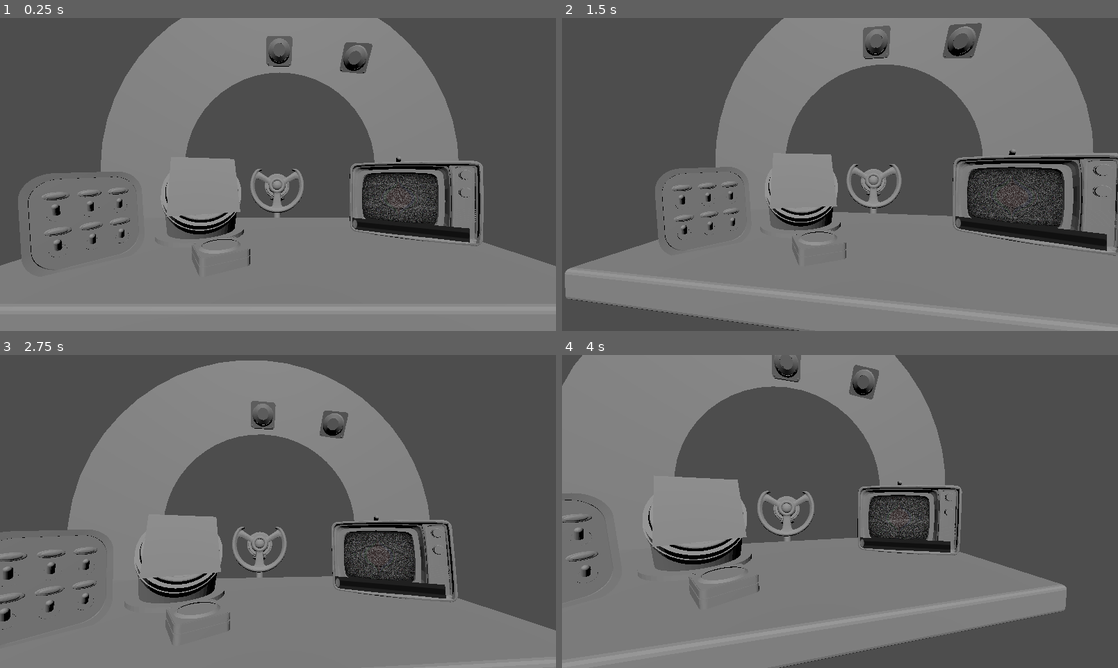
Above: before the commit, frames 1-4 (two rows, left to right).
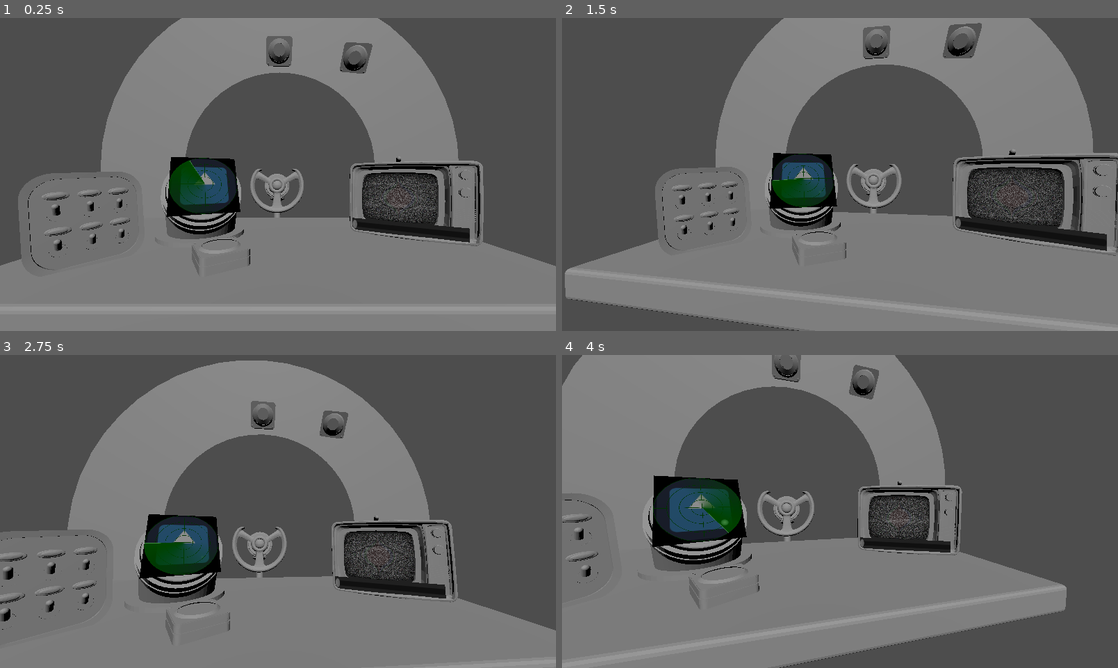
Above: after the commit, the same moments.

Repository: YAGOTAGO/UnderPressure
Game: Godot game, scene res://scenes/main.tscn
Two runs of this game, one before a commit and one after it. Both use one fixed random seed, a clock stepped at 60 frames per second and the inputs below. The engine's default icon, where the game draws it, is replaced by a stand-in: a white triangle on a blue panel in a dark square.
Inputs (mouse positions are in pixels of both pictures, inside the frame that each line leads up to):
- Up to frame 1 (0.25 s): no input
- Up to frame 2 (1.5 s): move the mouse to (962, 158) at 0.52 s; click (962, 158) at 0.6 s; drag from (728, 190) to (812, 237) at 1.27 s
- Up to frame 3 (2.75 s): move the mouse to (333, 442) at 2.02 s; click (333, 442) at 2.1 s
- Up to frame 4 (4 s): drag from (812, 574) to (673, 464) at 2.77 s; move the mouse to (1006, 558) at 3.52 s; click (1006, 558) at 3.6 s

The runs differ from the first frame. In frame 1, 2.2% of the frame differs, in the area x 29-44%, y 44-64%; in frame 2, 1.9%; in frame 3, 2.5%; in frame 4, 3.3%, in the area x 16-34%, y 38-62%.

Commit message:
Fix radar

Diff:
--- a/assets/radar/radar3D.tscn
+++ b/assets/radar/radar3D.tscn
@@ -1,7 +1,7 @@
 [gd_scene load_steps=9 format=3 uid="uid://b41kfcvyxm41"]
 
 [ext_resource type="ArrayMesh" uid="uid://65ecgbvgigv6" path="res://assets/radar/radar.obj" id="1_wykoq"]
-[ext_resource type="Script" path="res://viewport_basic.gd" id="2_gnqyk"]
+[ext_resource type="Script" path="res://scripts/viewport_basic.gd" id="2_83o4l"]
 [ext_resource type="PackedScene" uid="uid://1am2aay0iwcb" path="res://scenes/2D Components/radar.tscn" id="2_i3uii"]
 [ext_resource type="Script" path="res://scripts/3D_mouse_detection.gd" id="4_8y24s"]
 [ext_resource type="ArrayMesh" uid="uid://bimr16p6fhs7g" path="res://assets/emergency_button/emergencybuttonbase.obj" id="4_vnub0"]
@@ -23,7 +23,7 @@
 transform = Transform3D(0.988454, 0.0847243, -0.125618, -0.00513467, 0.847311, 0.531072, 0.151433, -0.524296, 0.837963, 0.247669, 0.790551, 0.270836)
 material_override = SubResource("ORMMaterial3D_x6cf8")
 mesh = SubResource("QuadMesh_qdtky")
-script = ExtResource("2_gnqyk")
+script = ExtResource("2_83o4l")
 viewport = NodePath("../SubViewport")
 
 [node name="SubViewport" type="SubViewport" parent="."]
--- a/scenes/test_scenes/click_example.tscn
+++ b/scenes/test_scenes/click_example.tscn
@@ -1,6 +1,4 @@
-[gd_scene load_steps=3 format=3 uid="uid://cgp7vlgrs8xd4"]
-
-[ext_resource type="Script" path="res://scripts/2D Scripts/mouse_detection.gd" id="1_470j2"]
+[gd_scene load_steps=2 format=3 uid="uid://cgp7vlgrs8xd4"]
 
 [sub_resource type="RectangleShape2D" id="RectangleShape2D_nojro"]
 size = Vector2(378.5, 346.5)
@@ -10,12 +8,10 @@
 [node name="Area2D" type="Area2D" parent="."]
 monitoring = false
 monitorable = false
-script = ExtResource("1_470j2")
 
 [node name="CollisionShape2D" type="CollisionShape2D" parent="Area2D"]
 position = Vector2(394, 382)
 shape = SubResource("RectangleShape2D_nojro")
 
-[connection signal="area_clicked" from="Area2D" to="." method="_on_area_2d_area_clicked"]
 [connection signal="mouse_entered" from="Area2D" to="Area2D" method="_on_mouse_entered"]
 [connection signal="mouse_exited" from="Area2D" to="Area2D" method="_on_mouse_exited"]
--- a/scenes/test_scenes/test_scene_1.tscn
+++ b/scenes/test_scenes/test_scene_1.tscn
@@ -5,3 +5,4 @@
 [node name="TestScene1" type="Node2D"]
 
 [node name="CoveredButton" parent="." instance=ExtResource("1_w6btr")]
+script = null
